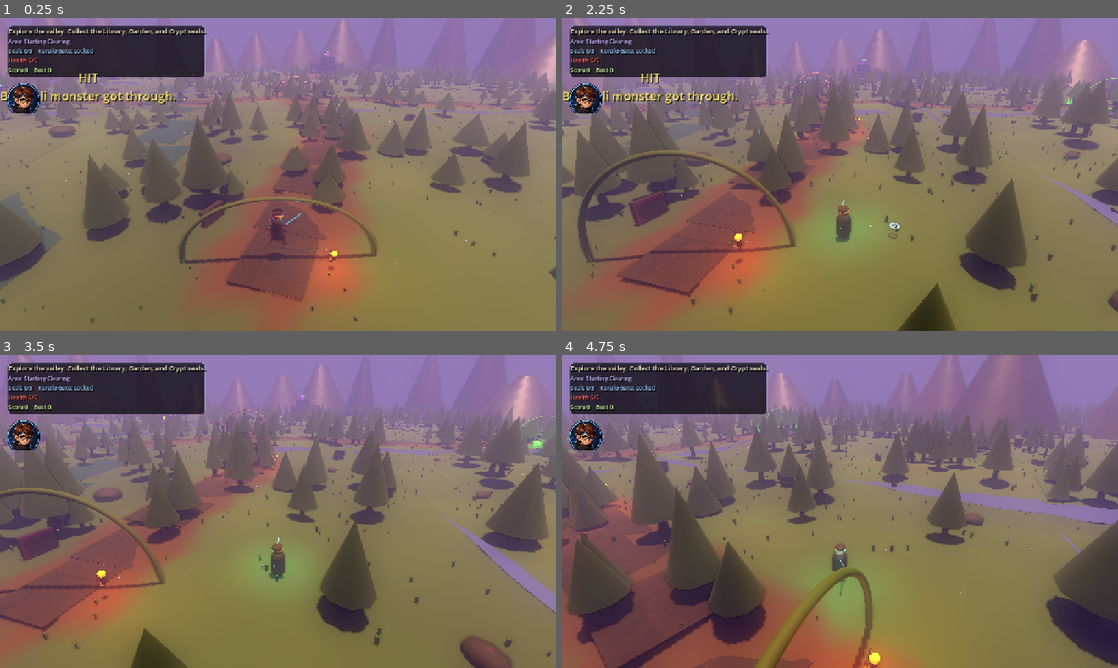
Above: before the commit, frames 1-4 (two rows, left to right).
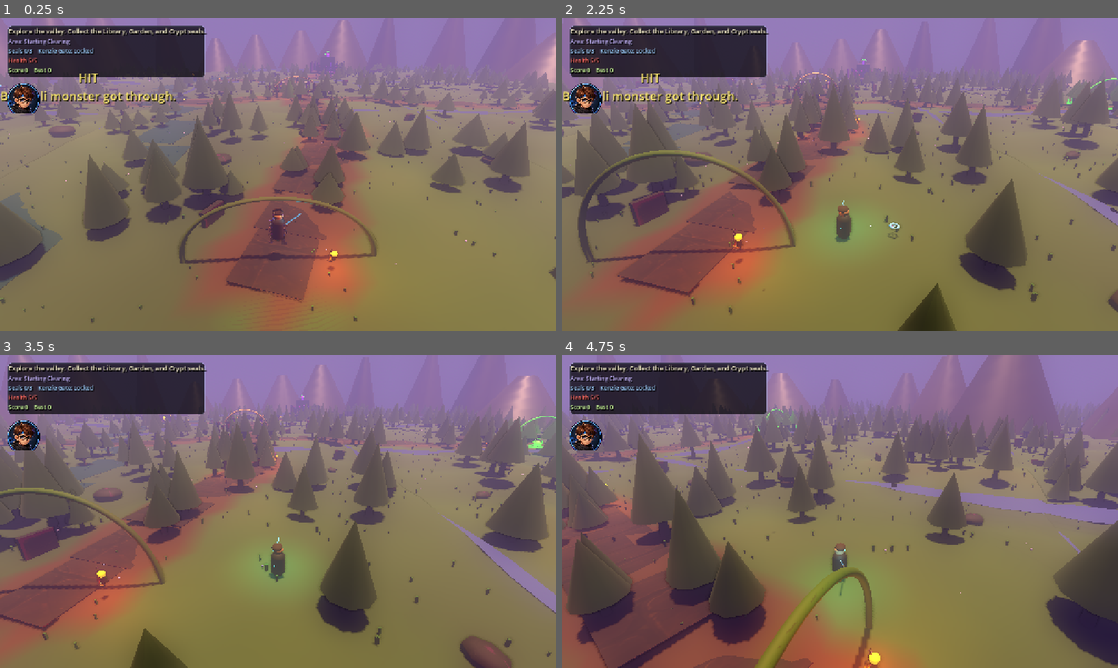
Above: after the commit, the same moments.

Repository: jfeldman9-rgb/RileyDungeonMaster
Game: Godot game, scene res://scenes/open_world_prototype.tscn
Two runs of this game, one before a commit and one after it. Both use one fixed random seed, a clock stepped at 60 frames per second and the inputs below.
Inputs (mouse positions are in pixels of both pictures, inside the frame that each line leads up to):
- Up to frame 1 (0.25 s): no input
- Up to frame 2 (2.25 s): tap Enter (ui_accept) at 0.5, 0.77 s; move the mouse to (962, 158) at 0.52 s; hold D (move_right) 0.53-1.25 s; hold Shift (dash) 0.53-1.25 s; click (962, 158) at 0.67 s; drag from (728, 190) to (812, 237) at 1.27 s; move the mouse to (895, 105) at 2.02 s; hold D (move_right) from 2.03 s (still down); hold F (throw_star) from 2.03 s (still down)
- Up to frame 3 (3.5 s): release D (move_right) at 2.75 s; release F (throw_star) at 2.75 s; drag from (250, 574) to (111, 464) at 2.77 s
- Up to frame 4 (4.75 s): move the mouse to (1006, 558) at 3.52 s; hold A (move_left) 3.53-4.25 s; hold E 3.53-4.25 s; tap Enter (ui_accept) at 3.77 s; drag from (673, 464) to (756, 433) at 4.27 s

The runs differ from the first frame. In frame 1, less than 0.1% of the frame differs, in the area x 58-61%, y 14-18%; in frame 2, less than 0.1%; in frame 3, less than 0.1%, in the area x 21-100%, y 17-72%; in frame 4, less than 0.1%.

Commit message:
Add landmark moonbeam lighting

Diff:
--- a/scripts/world_chunk.gd
+++ b/scripts/world_chunk.gd
@@ -422,6 +422,7 @@
 	ring.material_override = _make_emissive_material(color, 0.18)
 	add_child(ring)
 	_add_ground_glow(center, color, 0.38)
+	_add_moonbeam(center + Vector3.UP * 0.1, color)
 
 
 func _build_tower_landmark(center: Vector3, color: Color) -> void:
@@ -434,6 +435,7 @@
 	_add_banner(center + Vector3(-3.0, 2.7, -4.4), BANNER_C)
 	_add_banner(center + Vector3(3.0, 2.7, -4.4), BANNER_C)
 	_add_crystal_cluster(center + Vector3(0.0, 0.7, 4.2), color)
+	_add_moonbeam(center, color)
 	var light := OmniLight3D.new()
 	light.position = center + Vector3(0.0, 4.8, 0.0)
 	light.light_color = color
@@ -456,6 +458,7 @@
 	_add_banner(center + Vector3(-3.2, 2.0, -5.05), BANNER_A)
 	_add_banner(center + Vector3(3.2, 2.0, -5.05), BANNER_A)
 	_add_crystal_cluster(center + Vector3(0.0, 0.5, 0.0), Color(1.0, 0.65, 0.25))
+	_add_moonbeam(center, Color(1.0, 0.62, 0.22))
 
 
 func _build_bridge_landmark(center: Vector3, color: Color) -> void:
@@ -477,6 +480,7 @@
 	_add_banner(center + Vector3(0.0, 2.1, -2.78), BANNER_B)
 	_add_crystal_cluster(center + Vector3(-4.0, 0.45, 1.8), Color(0.35, 0.65, 1.0))
 	_add_crystal_cluster(center + Vector3(4.0, 0.45, 1.8), Color(0.35, 0.65, 1.0))
+	_add_moonbeam(center, Color(0.32, 0.48, 1.0))
 
 
 func _build_garden_landmark(center: Vector3, color: Color) -> void:
@@ -498,6 +502,7 @@
 	_add_ground_glow(center + Vector3.UP * 0.04, Color(0.2, 0.95, 0.24), 0.5)
 	_add_crystal_cluster(center + Vector3(-4.8, 0.45, -2.2), Color(0.3, 1.0, 0.36))
 	_add_crystal_cluster(center + Vector3(4.8, 0.45, 2.2), Color(0.3, 1.0, 0.36))
+	_add_moonbeam(center, Color(0.22, 1.0, 0.35))
 
 
 func _build_crypt_landmark(center: Vector3, color: Color) -> void:
@@ -509,6 +514,7 @@
 		_add_torch(center + Vector3(x, 2.95, 2.2), Color(1.0, 0.72, 0.22))
 	_add_banner(center + Vector3(0.0, 2.2, 1.0), BANNER_C)
 	_add_crystal_cluster(center + Vector3(0.0, 0.45, 3.2), Color(1.0, 0.72, 0.28))
+	_add_moonbeam(center, Color(1.0, 0.72, 0.28))
 
 
 func _add_box(center: Vector3, size: Vector3, color: Color) -> void:
@@ -640,6 +646,18 @@
 	add_child(light)
 
 
+func _add_moonbeam(local_pos: Vector3, color: Color) -> void:
+	var beam := SpotLight3D.new()
+	beam.position = local_pos + Vector3(0.0, 12.0, 5.0)
+	beam.transform = beam.transform.looking_at(local_pos + Vector3.UP * 0.5, Vector3.UP)
+	beam.light_color = color.lightened(0.25)
+	beam.light_energy = 3.2
+	beam.spot_range = 18.0
+	beam.spot_angle = 24.0
+	beam.shadow_enabled = true
+	add_child(beam)
+
+
 func _add_banner(local_pos: Vector3, texture: Texture2D) -> void:
 	var banner := Sprite3D.new()
 	banner.texture = texture
